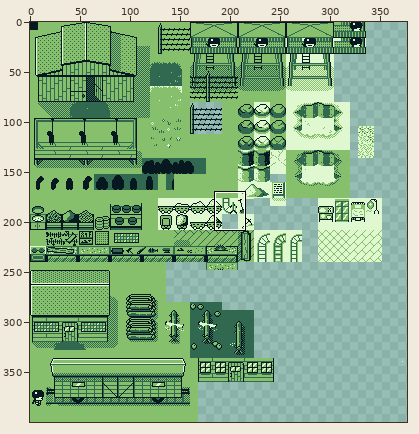
Two versions of one sprite sheet, Enviro&Furniture_Spritesheet.png. Above: a wide view before the commit, with the close-up outlined.
Close-up. First the earlier version:
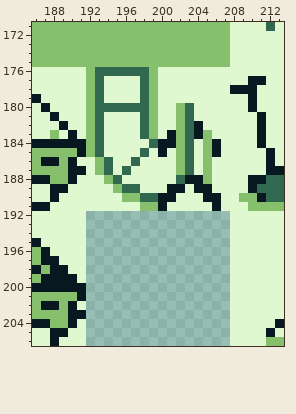
The file is 400x400 pixels. Shown: x 186..213, y 171..206. The wide view leaves out empty margins.
New version:
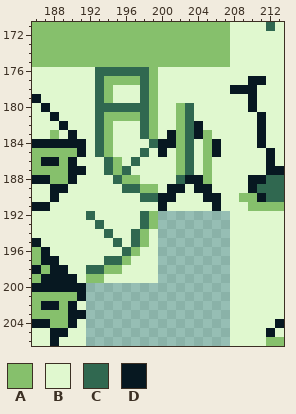
Palette (. is transparent): A #86c06c  B #e0f8cf  C #306850  D #071821
Diff:
y 176: x 192 A -> B
y 177: x 192 A -> B; x 194..197 BBBB -> AAAA
y 178..179: x 192 A -> B; x 194 B -> A
y 180: x 192 A -> B
y 181: x 192 A -> B; x 194..197 BBBB -> AAAA
y 182..185: x 192 A -> B; x 194 B -> A
y 186..187: x 193 A -> B; x 195 B -> A
y 188: x 194 A -> B; x 196..197 BB -> AA
y 189: x 195 A -> B; x 198..199 BB -> AA
y 190: x 196..197 AA -> BB
y 191: x 198..199 AA -> BB
y 192: x 192..199 ........ -> CBBBBBCA
y 193: x 192..199 ........ -> BCBBBBCA
y 194: x 192..199 ........ -> BBCBBCAB
y 195: x 192..199 ........ -> BBBCBCAB
y 196: x 192..199 ........ -> BBBBCABB
y 197: x 192..199 ........ -> BBCCABBB
y 198: x 192..199 ........ -> CCAABBBB
y 199: x 192..199 ........ -> AABBBBBB
Where, in picture pixels (left, top, right, bottom), the same in both close-ups:
changed: (86, 67, 158, 283)
